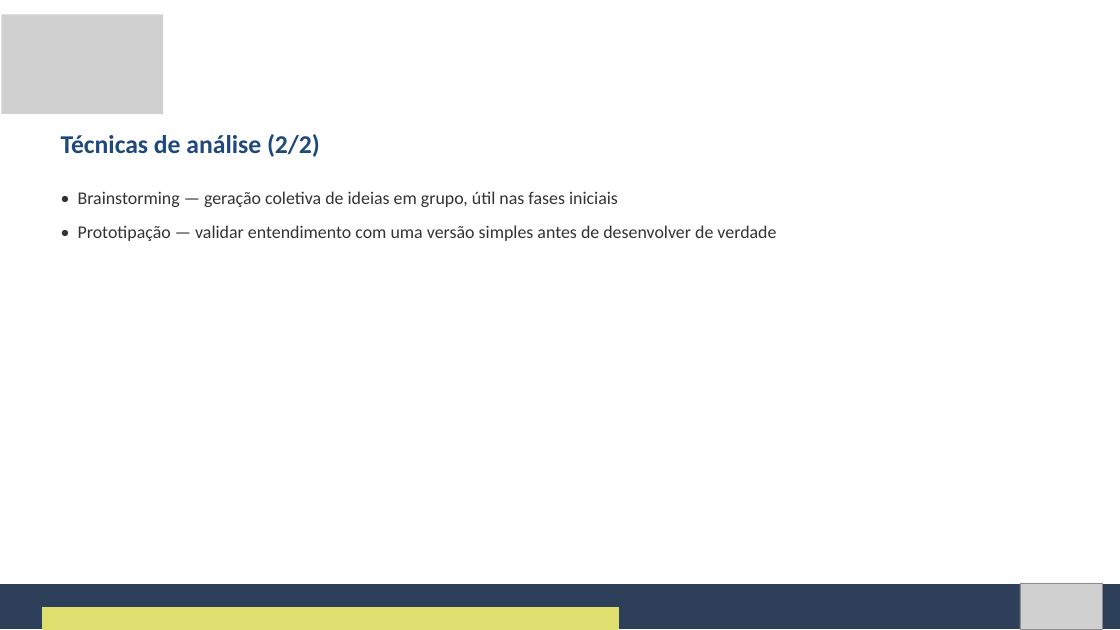
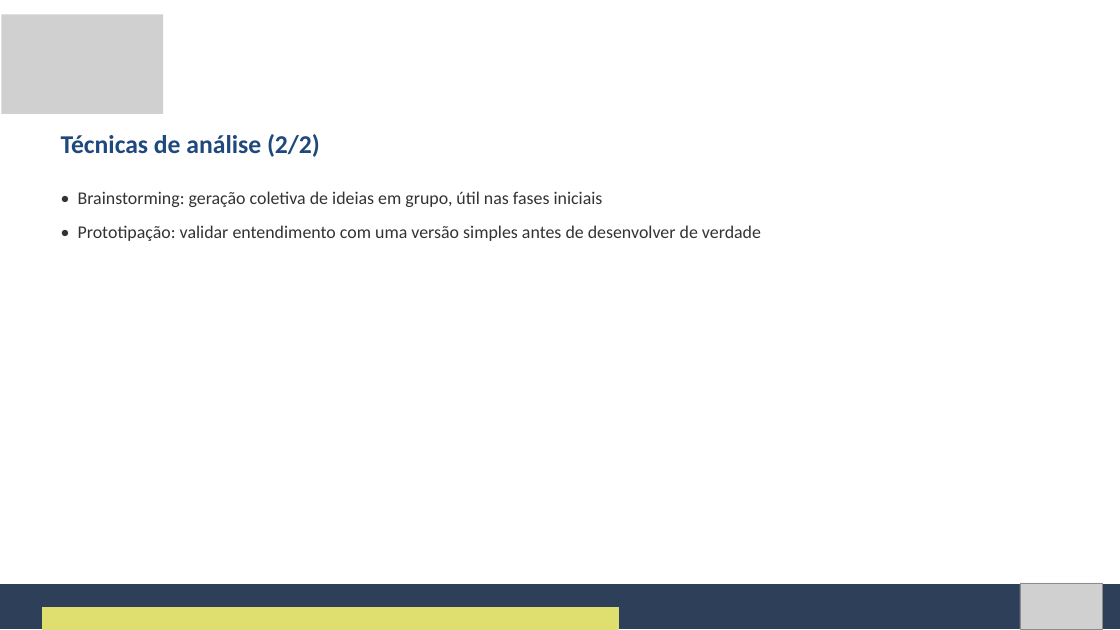
Before and after one commit to Natan20/Curso-Modelagem-De-Sistemas-Material, a slide deck: slide 20 of Aula 02 - 04-09-2026/Aula 2 - Slides.pptx. Drawn at 1120x630 pixels with LibreOffice and Linux fonts; fonts in the diff are those of the drawing; grey boxes stand for pictures. Boxes give left, top, right and bottom in pixels: in the first picture for what was removed or moved away, otherwise in the second. Text is boxed around its words. In the diff, an @@ line names an element or a change of style, - is before the commit and + after.

```diff
--- a/Aula 02 - 04-09-2026/Aula 2 - Slides.pptx
+++ b/Aula 02 - 04-09-2026/Aula 2 - Slides.pptx
@@ text at (78,191,761,241): text changed @@
-• Brainstorming — geração coletiva de ideias em grupo, útil nas fases iniciais
-• Prototipação — validar entendimento com uma versão simples antes de desenvolver de verdade
+• Brainstorming: geração coletiva de ideias em grupo, útil nas fases iniciais
+• Prototipação: validar entendimento com uma versão simples antes de desenvolver de verdade
```
Also in this commit, not shown: 14 other slides changed, 2 other files.
